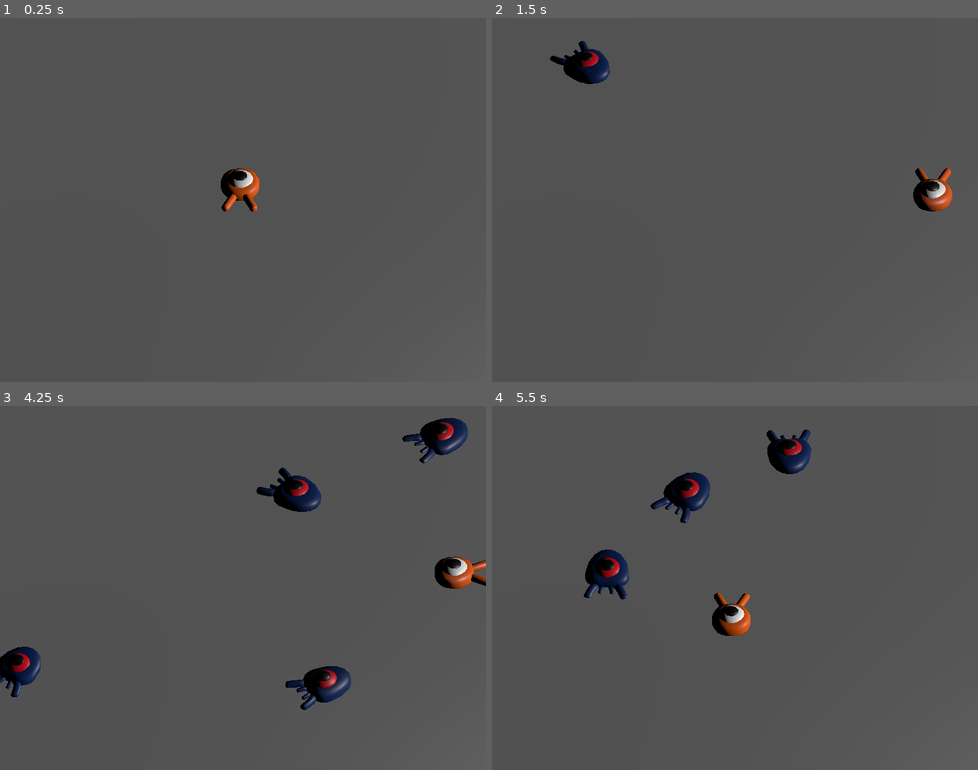
Above: before the commit, frames 1-4 (two rows, left to right).
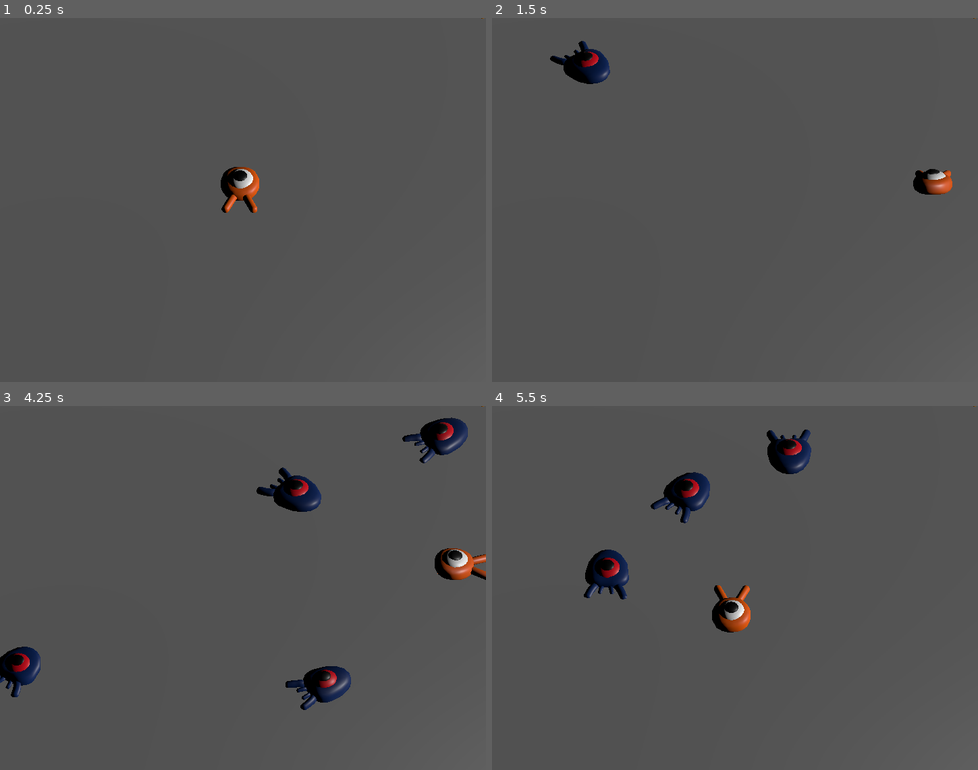
Above: after the commit, the same moments.

Repository: guykozlovskij/godot-3d-game-tutorial
Game: Godot game, scene res://main.tscn
Same seed, same stepped clock (60 frames per second), same inputs: the game is played once before the commit and once after it.
Inputs:
- Up to frame 1 (0.25 s): no input
- Up to frame 2 (1.5 s): tap Enter (ui_accept) at 0.5 s; hold Right (move_right) 0.53-1.28 s; tap Space (jump) at 0.6, 0.77, 1.07, 1.35 s; hold Down (move_back) from 1.28 s (still down)
- Up to frame 3 (4.25 s): tap Space (jump) at 1.52, 1.82, 2.1, 2.85, 3.02, 3.32, 3.6, 3.77, 4.07 s; release Down (move_back) at 2.03 s; hold Right (move_right) 2.03-2.78 s; hold Up (move_forward) 2.78-3.53 s; hold Left (move_left) from 3.53 s (still down)
- Up to frame 4 (5.5 s): tap Space (jump) at 4.35, 4.52, 4.82, 5.1 s; release Left (move_left) at 5.03 s; hold Down (move_back) from 5.03 s (still down)

The runs differ from the first frame. In frame 1, 0.1% of the frame differs, in the area x 45-54%, y 40-54%; in frame 2, 0.7%; in frame 3, 0.9%, in the area x 89-100%, y 39-51%; in frame 4, 0.6%.

Commit message:
add basic animation

Diff:
--- a/player.gd
+++ b/player.gd
@@ -31,6 +31,10 @@
 	if direction != Vector3.ZERO:
 		direction = direction.normalized()
 		$Pivot.basis = Basis.looking_at(direction)
+		$AnimationPlayer.speed_scale = 4
+	else:
+		$AnimationPlayer.speed_scale = 1
+
 
 	# Ground Velocity
 	target_velocity.x = direction.x * speed
@@ -69,6 +73,7 @@
 				break
 
 	move_and_slide()
+	$Pivot.rotation.x = PI / 6 * velocity.y / jump_impulse
 
 func die():
 	hit.emit()
--- a/player.tscn
+++ b/player.tscn
@@ -9,6 +9,68 @@
 [sub_resource type="CylinderShape3D" id="CylinderShape3D_myu83"]
 height = 0.181943
 radius = 1.38789
+
+[sub_resource type="Animation" id="Animation_gp45m"]
+resource_name = "float"
+length = 1.2
+loop_mode = 1
+tracks/0/type = "value"
+tracks/0/imported = false
+tracks/0/enabled = true
+tracks/0/path = NodePath("Pivot/Character:position")
+tracks/0/interp = 1
+tracks/0/loop_wrap = true
+tracks/0/keys = {
+"times": PackedFloat32Array(0.3, 0.7, 1.2),
+"transitions": PackedFloat32Array(0.435275, 2.63902, 1),
+"update": 0,
+"values": [Vector3(0, 0, 0), Vector3(2.08165e-12, 0.65, 2.08165e-12), Vector3(2.08165e-12, 0.35, 2.08165e-12)]
+}
+tracks/1/type = "value"
+tracks/1/imported = false
+tracks/1/enabled = true
+tracks/1/path = NodePath("Pivot/Character:rotation")
+tracks/1/interp = 1
+tracks/1/loop_wrap = true
+tracks/1/keys = {
+"times": PackedFloat32Array(0.1, 0.5, 1.2),
+"transitions": PackedFloat32Array(0.435275, 2.63902, 1),
+"update": 0,
+"values": [Vector3(0, 0, 0), Vector3(0.139626, 3.48787e-16, 3.48787e-16), Vector3(0.0174533, 4.35984e-17, 4.35984e-17)]
+}
+
+[sub_resource type="Animation" id="Animation_luncs"]
+length = 0.001
+tracks/0/type = "value"
+tracks/0/imported = false
+tracks/0/enabled = true
+tracks/0/path = NodePath("Pivot/Character:position")
+tracks/0/interp = 1
+tracks/0/loop_wrap = true
+tracks/0/keys = {
+"times": PackedFloat32Array(0),
+"transitions": PackedFloat32Array(1),
+"update": 0,
+"values": [Vector3(0, 0, 0)]
+}
+tracks/1/type = "value"
+tracks/1/imported = false
+tracks/1/enabled = true
+tracks/1/path = NodePath("Pivot/Character:rotation")
+tracks/1/interp = 1
+tracks/1/loop_wrap = true
+tracks/1/keys = {
+"times": PackedFloat32Array(0),
+"transitions": PackedFloat32Array(1),
+"update": 0,
+"values": [Vector3(0, 0, 0)]
+}
+
+[sub_resource type="AnimationLibrary" id="AnimationLibrary_um4rw"]
+_data = {
+"RESET": SubResource("Animation_luncs"),
+"float": SubResource("Animation_gp45m")
+}
 
 [node name="Player" type="CharacterBody3D"]
 collision_mask = 6
@@ -32,4 +94,10 @@
 transform = Transform3D(1, 0, 0, 0, 1, 0, 0, 0, 1, 0.305154, -0.131535, 0.159699)
 shape = SubResource("CylinderShape3D_myu83")
 
+[node name="AnimationPlayer" type="AnimationPlayer" parent="."]
+libraries = {
+"": SubResource("AnimationLibrary_um4rw")
+}
+autoplay = "float"
+
 [connection signal="body_entered" from="MobDetector" to="." method="_on_mob_detector_body_entered"]
Not shown: 1 places in player.tscn that only renumber resources
